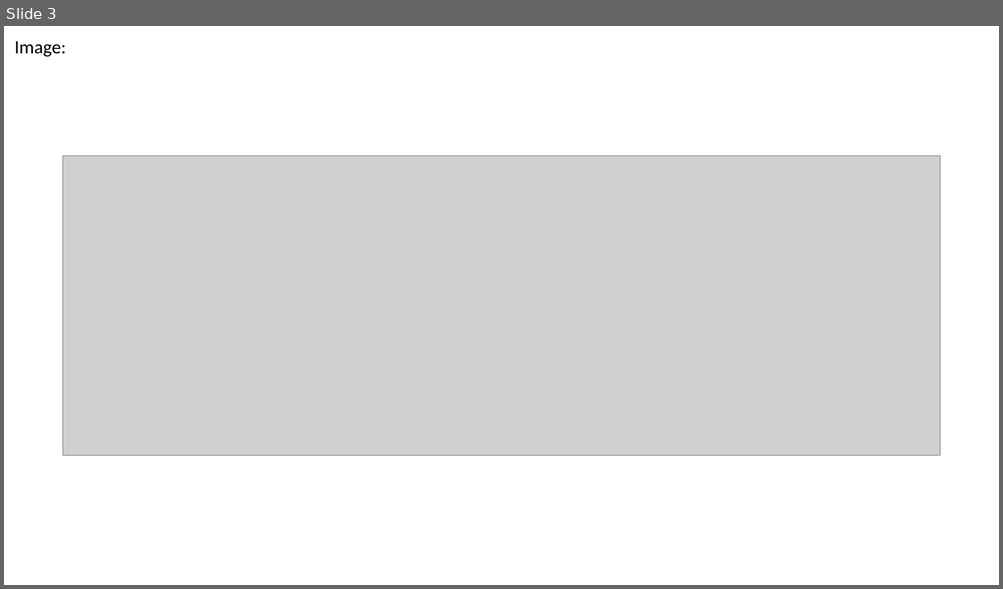
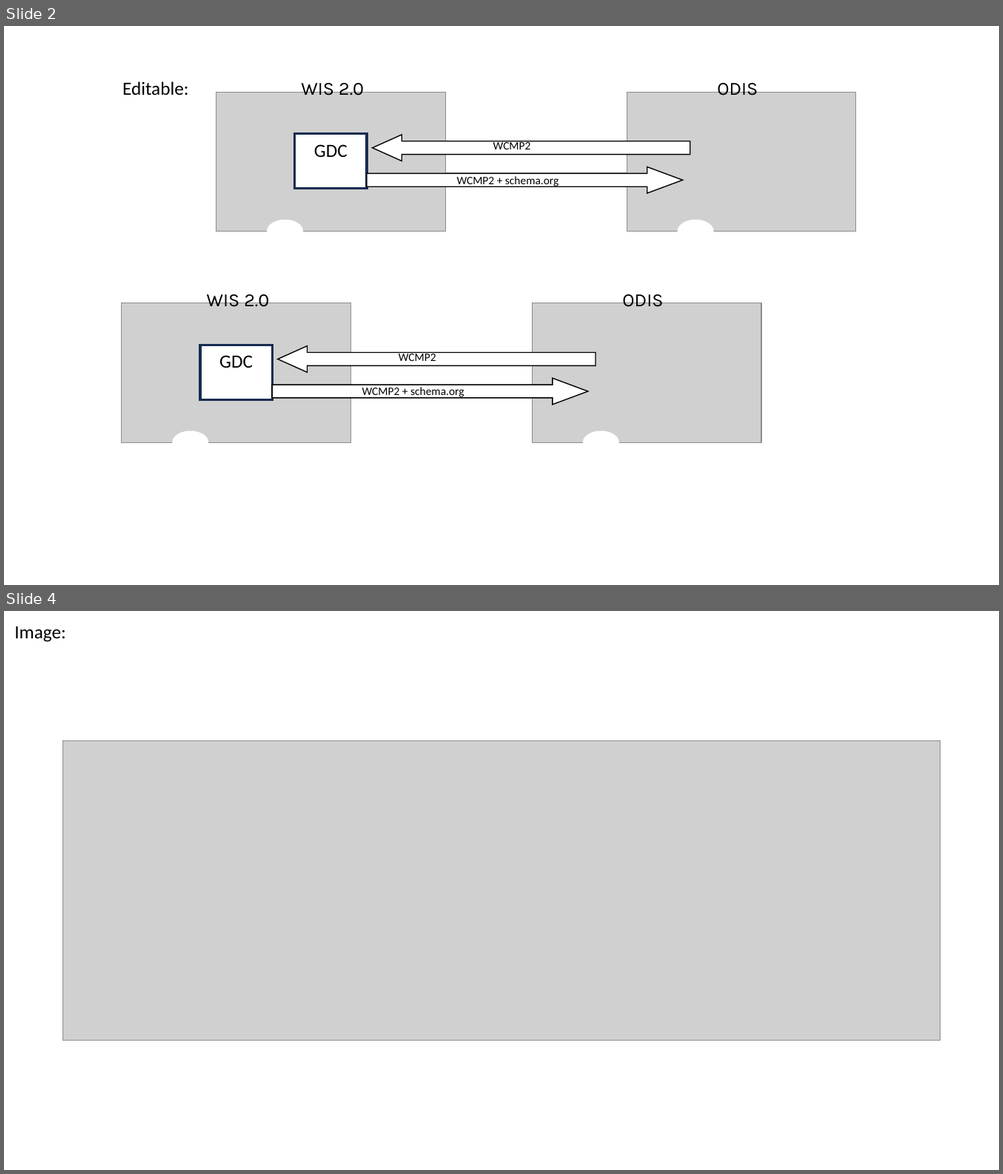
Before and after one commit to wmo-im/wis2-guide, a slide deck: guide/images/WIS2-SWIM-interoperability--diagrams-final.odp. Shown one above the other, each under a label of ours: slide 3 before the commit, slides 2 and 4 after it; the slides between them are not shown. The pictures are 1003x589 and 1003x1174 pixels, drawn with LibreOffice and Linux fonts; fonts in the diff are those of the drawing; grey boxes stand for pictures. Boxes give left, top, right and bottom in pixels: in the first picture for what was removed or moved away, otherwise in the second. Text is boxed around its words. In the diff, an @@ line names an element or a change of style, - is before the commit and + after.

```diff
--- a/guide/images/WIS2-SWIM-interoperability--diagrams-final.odp
+++ b/guide/images/WIS2-SWIM-interoperability--diagrams-final.odp
@@ slide 2 added at (4,26,999,585), background #FFFFFF @@
@@ text added at (122,82,188,96), 18 pt, text #000000 @@
+Editable:
@@ group added at (216,79,855,242): 6 freeform shapes, 5 texts, 4 pictures @@
+ODIS
+WIS 2.0
+GDC
+WCMP2
+WCMP2 + schema.org
@@ group added at (121,289,761,454): 7 freeform shapes, 5 texts, 2 pictures @@
+ODIS
+WIS 2.0
+GDC
+WCMP2
+WCMP2 + schema.org
@@ what was slide 3 is now slide 4 @@
```
Also in this commit, not shown: 1 slide changed, 2 other files.
